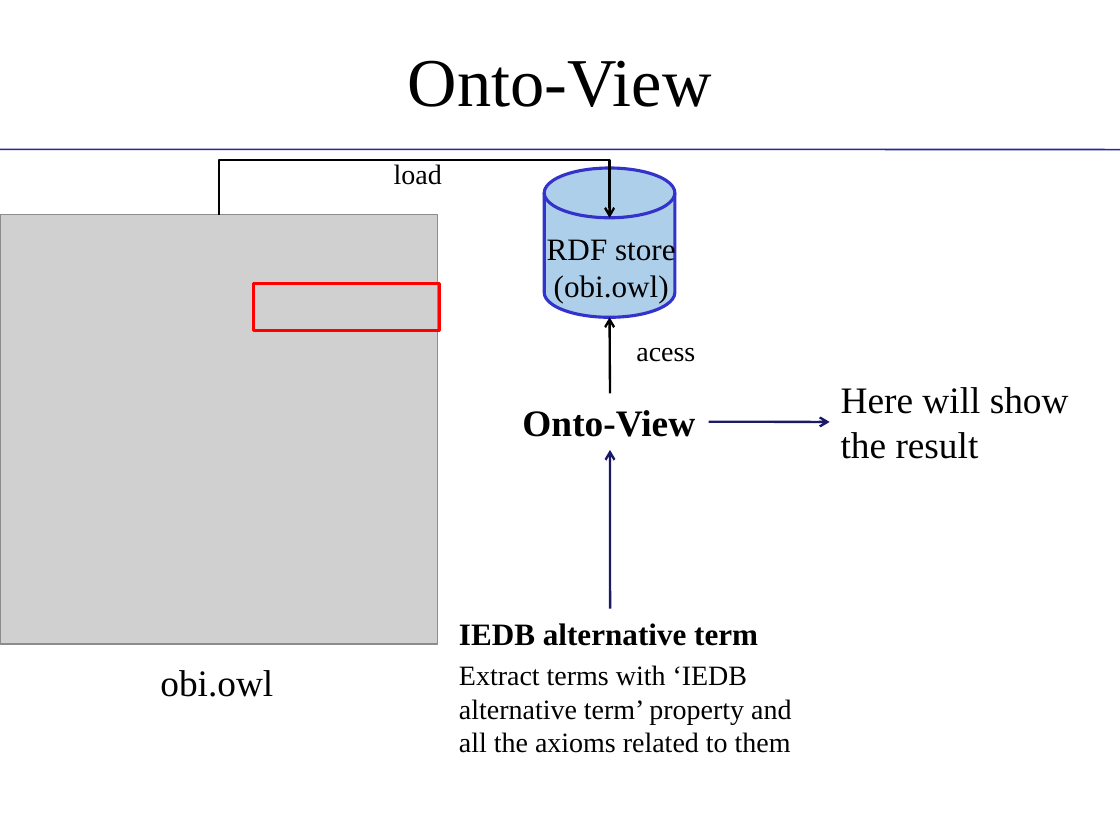
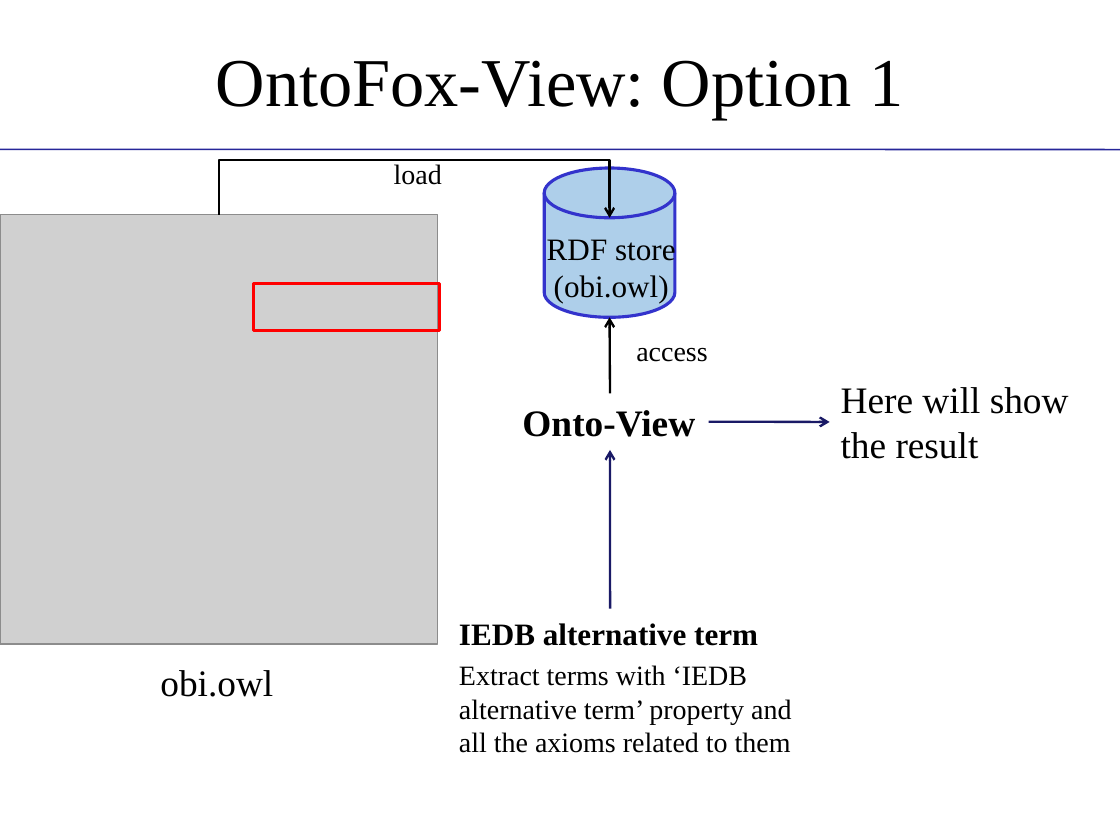
Before and after one commit to obi-ontology/obi-legacy-svn, a slide deck: slide 15 of trunk/docs/presentations/OBI tutorial July 2011 ICBO/MIREOT-View.pptx. Drawn at 1120x840 pixels with LibreOffice and Linux fonts; fonts in the diff are those of the drawing; grey boxes stand for pictures; background and template pictures are left out. Boxes give left, top, right and bottom in pixels: in the first picture for what was removed or moved away, otherwise in the second. Text is boxed around its words. In the diff, an @@ line names an element or a change of style, - is before the commit and + after.

```diff
--- a/trunk/docs/presentations/OBI tutorial July 2011 ICBO/MIREOT-View.pptx
+++ b/trunk/docs/presentations/OBI tutorial July 2011 ICBO/MIREOT-View.pptx
@@ title at <box>216,60,903,120</box>: text changed @@
-Onto-View
+OntoFox-View: Option 1
@@ text at <box>636,347,707,362</box>: text changed @@
-acess
+access
```
Also in this commit, not shown: 9 other slides changed.
